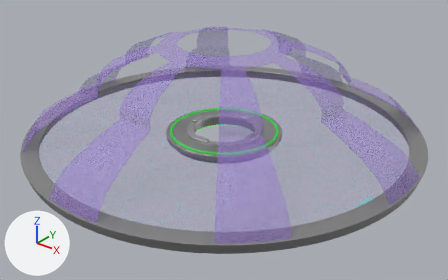
Renders of the Blender file blender/Probe.blend from each side of a commit.
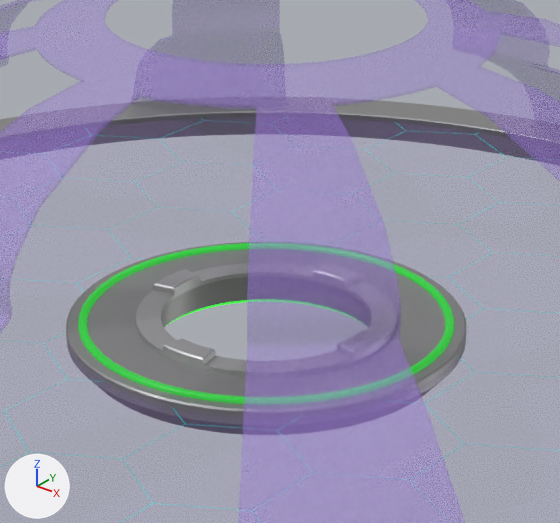
Each version appears first whole from a camera (50 mm lens) standing at (35.9, -44.9, 26.7) and looking at (1.3, -1.6, -0.1), and next in a close-up on the part from 33% to 69% of the width and 14% to 68% of the height. Arrows for +X, +Y and +Z are at lower left; the lights stay in place. The older version's two pictures come first. Objects named as collision shapes, trigger or cutter boxes, shadow casters or lower levels of detail are left out.
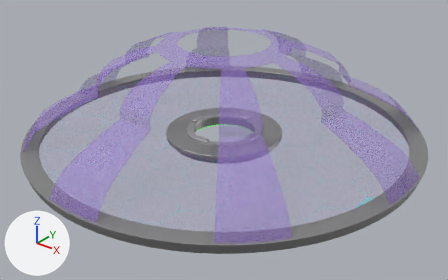
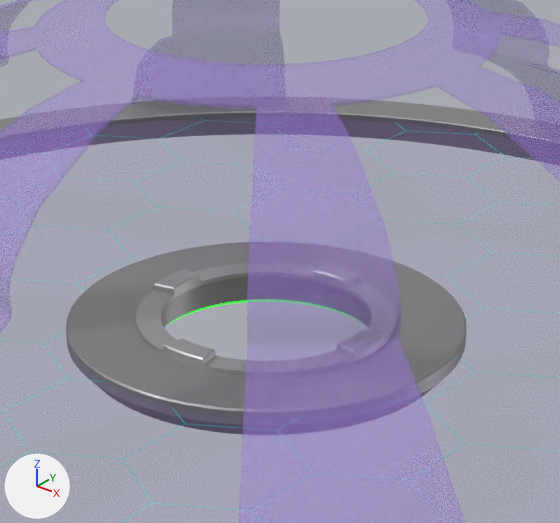
What differs and where, as boxes [x1, y1, x2, y2] in the close-ups (560 x 523 px):
```json
{"object": "Torus", "change": "deleted", "before": [78, 243, 454, 404]}
```

Edits to the scene script, one JSON object a line:
```json
{"op": "remove", "block": "ob_torus", "code": ["ob_torus = bpy.data.objects.new('Torus', me_torus)", "ob_torus.location = (0.0, 0.0, 0.0)"]}
```
